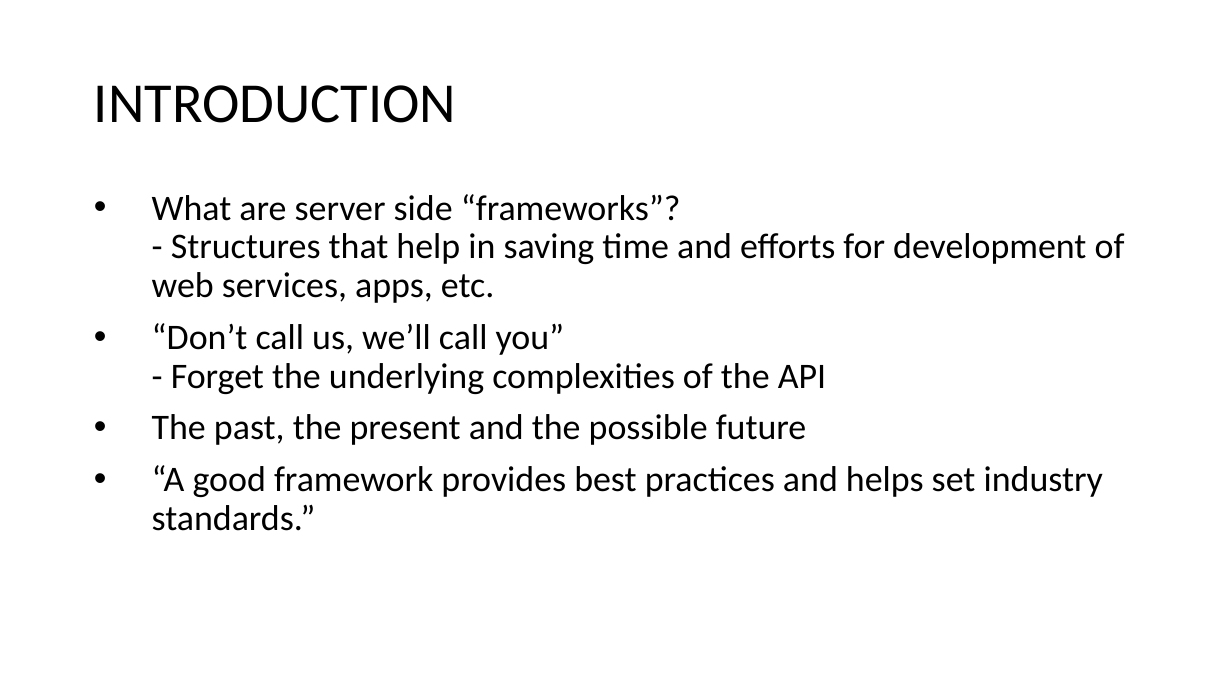
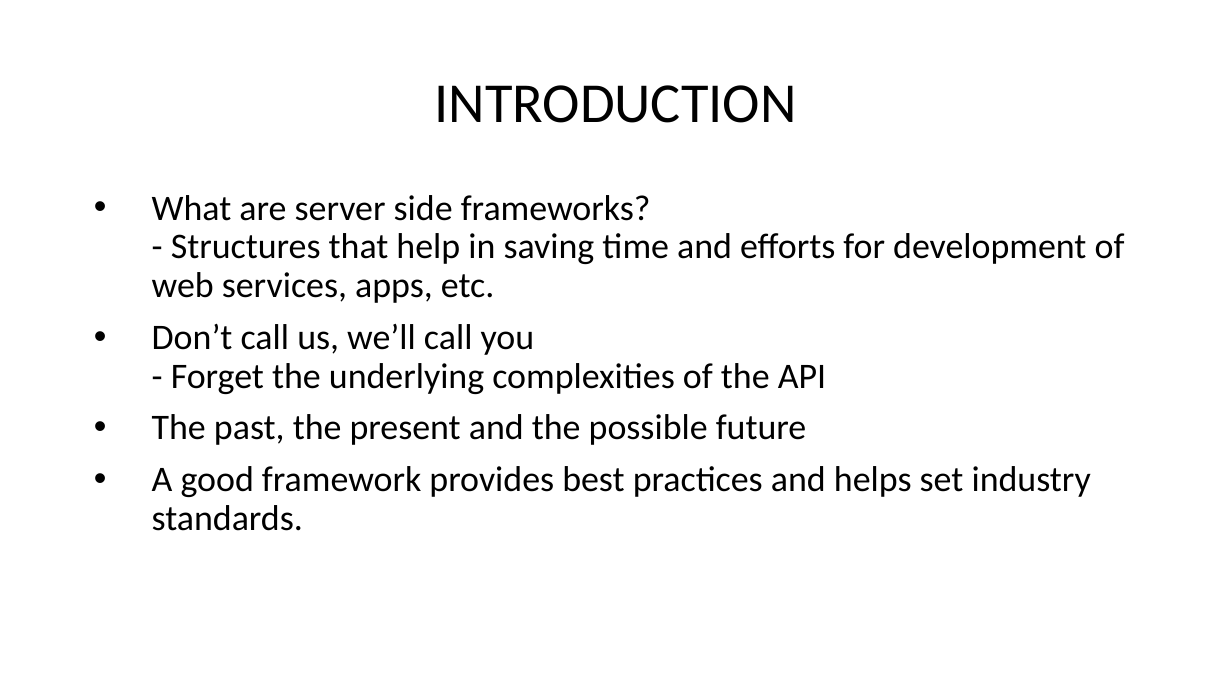
Before and after one commit to rahulparekh/ser422-critical-inquiry, a slide deck: slide 2 of SSFCfinal.pptx. Drawn at 1232x693 pixels with LibreOffice and Linux fonts; fonts in the diff are those of the drawing. Boxes give left, top, right and bottom in pixels: in the first picture for what was removed or moved away, otherwise in the second. Text is boxed around its words. In the diff, an @@ line names an element or a change of style, - is before the commit and + after.

Commit message:
modified ppt

```diff
--- a/SSFCfinal.pptx
+++ b/SSFCfinal.pptx
@@ title "INTRODUCTION" at [434, 85, 796, 123]: alignment left to centre @@
@@ text at [152, 195, 1125, 394]: text changed @@
-• What are server side “frameworks”?
-  - Structures that help in saving time and efforts for development of web services, apps, etc.
-• “Don’t call us, we’ll call you”
-  - Forget the underlying complexities of the API
+• What are server side frameworks?
+  - Structures that help in saving time and efforts for development of web services, apps, etc.
+• Don’t call us, we’ll call you
+  - Forget the underlying complexities of the API
@@ text at [152, 466, 1091, 531]: text changed @@
-• “A good framework provides best practices and helps set industry standards.”
+• A good framework provides best practices and helps set industry standards.
```
Also in this commit, not shown: 9 other slides changed.
